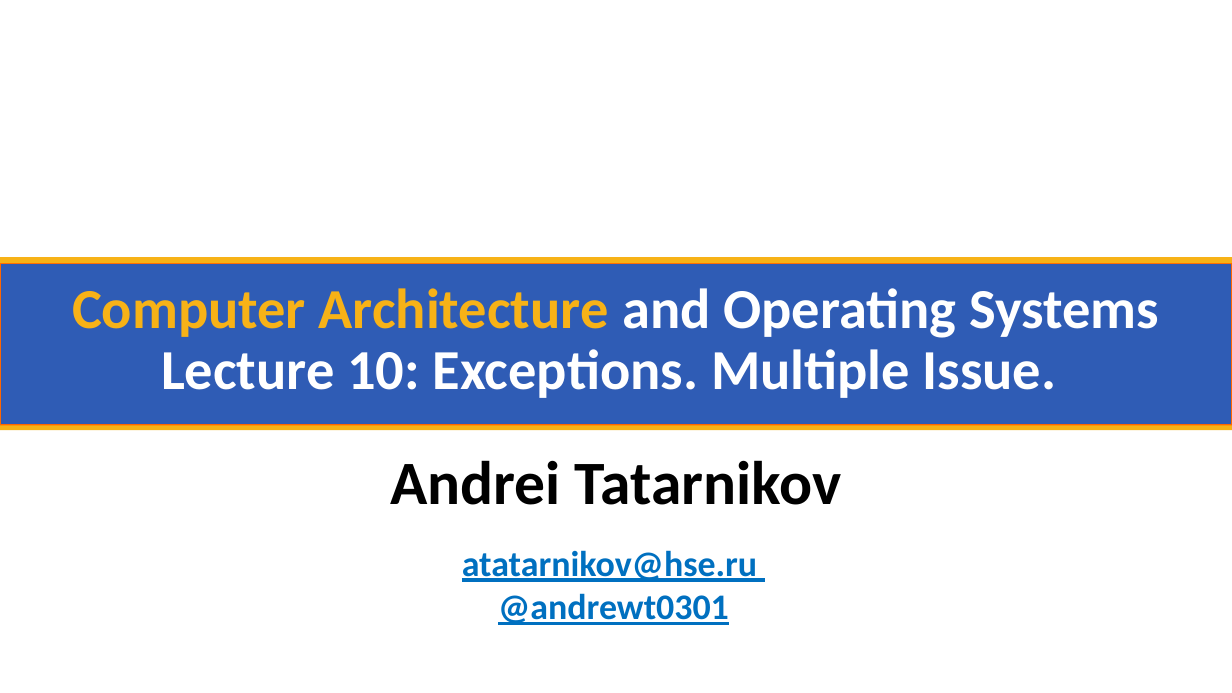
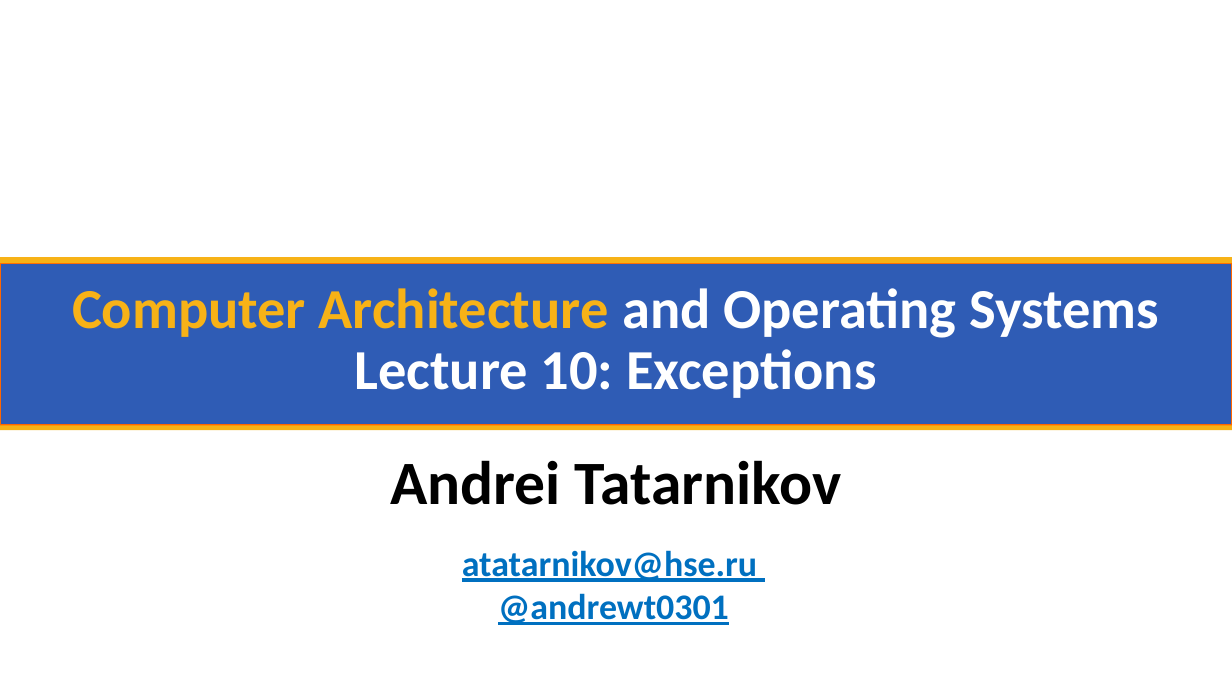
Before and after one commit to andrewt0301/hse-acos-course, a slide deck: slide 1 of docs/part1ca/10_Exceptions/CA_Lecture_10.pptx. Drawn at 1232x693 pixels with LibreOffice and Linux fonts; fonts in the diff are those of the drawing; background and template pictures are left out. Boxes give left, top, right and bottom in pixels: in the first picture for what was removed or moved away, otherwise in the second. Text is boxed around its words. In the diff, an @@ line names an element or a change of style, - is before the commit and + after.

```diff
--- a/docs/part1ca/10_Exceptions/CA_Lecture_10.pptx
+++ b/docs/part1ca/10_Exceptions/CA_Lecture_10.pptx
@@ title at (72,288,1159,398): text changed @@
-Computer Architecture and Operating Systems
-Lecture 10: Exceptions. Multiple Issue.
+Computer Architecture and Operating Systems
+Lecture 10: Exceptions
```
Also in this commit, not shown: 4 other slides changed, 4 slides added, 13 slides removed, 2 other files.
